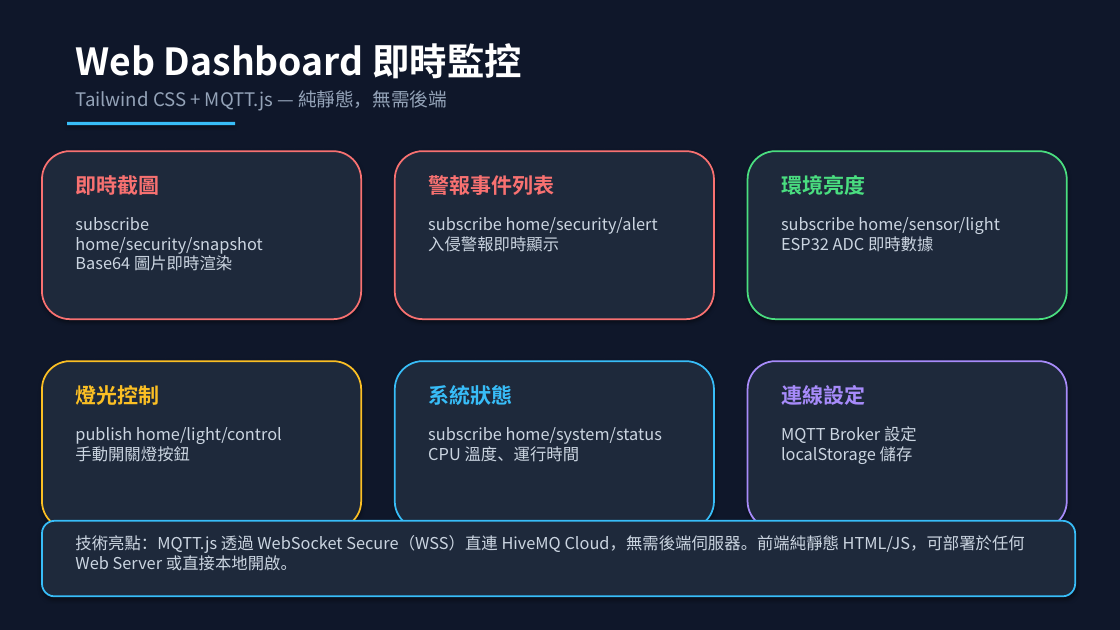
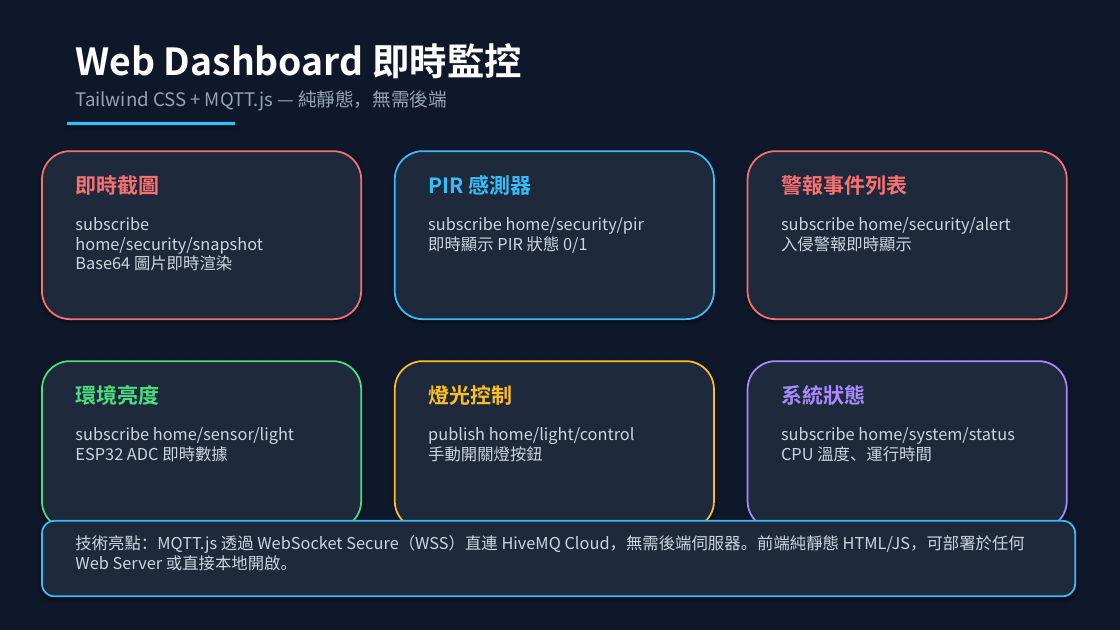
Before and after one commit to Chuck-Huang-yung/AIoT-Security-System, a slide deck: slide 11 of AIoT_期末專題報告.pptx. Drawn at 1120x630 pixels with LibreOffice and Linux fonts; fonts in the diff are those of the drawing. Boxes give left, top, right and bottom in pixels: in the first picture for what was removed or moved away, otherwise in the second. Text is boxed around its words. In the diff, an @@ line names an element or a change of style, - is before the commit and + after.

```diff
--- a/AIoT_期末專題報告.pptx
+++ b/AIoT_期末專題報告.pptx
@@ rounded rectangle at (395, 151, 714, 319): outline #F87171 1.5 pt to #38BDF8 1.5 pt @@
@@ text at (428, 175, 531, 195): text changed; text colour #F87171 to #38BDF8 @@
-警報事件列表
+PIR 感測器
@@ rounded rectangle at (748, 151, 1067, 319): outline #4ADE80 1.5 pt to #F87171 1.5 pt @@
@@ text at (781, 175, 907, 195): text changed; text colour #4ADE80 to #F87171 @@
-環境亮度
+警報事件列表
@@ text at (428, 217, 644, 253): text changed @@
-subscribe home/security/alert
-入侵警報即時顯示
+subscribe home/security/pir
+即時顯示 PIR 狀態 0/1
@@ text at (781, 217, 1010, 252): text changed @@
-subscribe home/sensor/light
-ESP32 ADC 即時數據
+subscribe home/security/alert
+入侵警報即時顯示
@@ rounded rectangle at (42, 361, 361, 529): outline #FBBF24 1.5 pt to #4ADE80 1.5 pt @@
@@ text at (75, 385, 159, 405): text changed; text colour #FBBF24 to #4ADE80 @@
-燈光控制
+環境亮度
@@ rounded rectangle at (395, 361, 714, 529): outline #38BDF8 1.5 pt to #FBBF24 1.5 pt @@
@@ text at (428, 385, 512, 405): text changed; text colour #38BDF8 to #FBBF24 @@
-系統狀態
+燈光控制
@@ text at (781, 385, 865, 405): text changed @@
-連線設定
+系統狀態
@@ text at (75, 427, 294, 462): text changed @@
-publish home/light/control
-手動開關燈按鈕
+subscribe home/sensor/light
+ESP32 ADC 即時數據
@@ text at (428, 427, 635, 462): text changed @@
-subscribe home/system/status
-CPU 溫度、運行時間
+publish home/light/control
+手動開關燈按鈕
@@ text at (781, 427, 1015, 462): text changed @@
-MQTT Broker 設定
-localStorage 儲存
+subscribe home/system/status
+CPU 溫度、運行時間
```
Also in this commit, not shown: 11 other slides changed, 8 other files.
